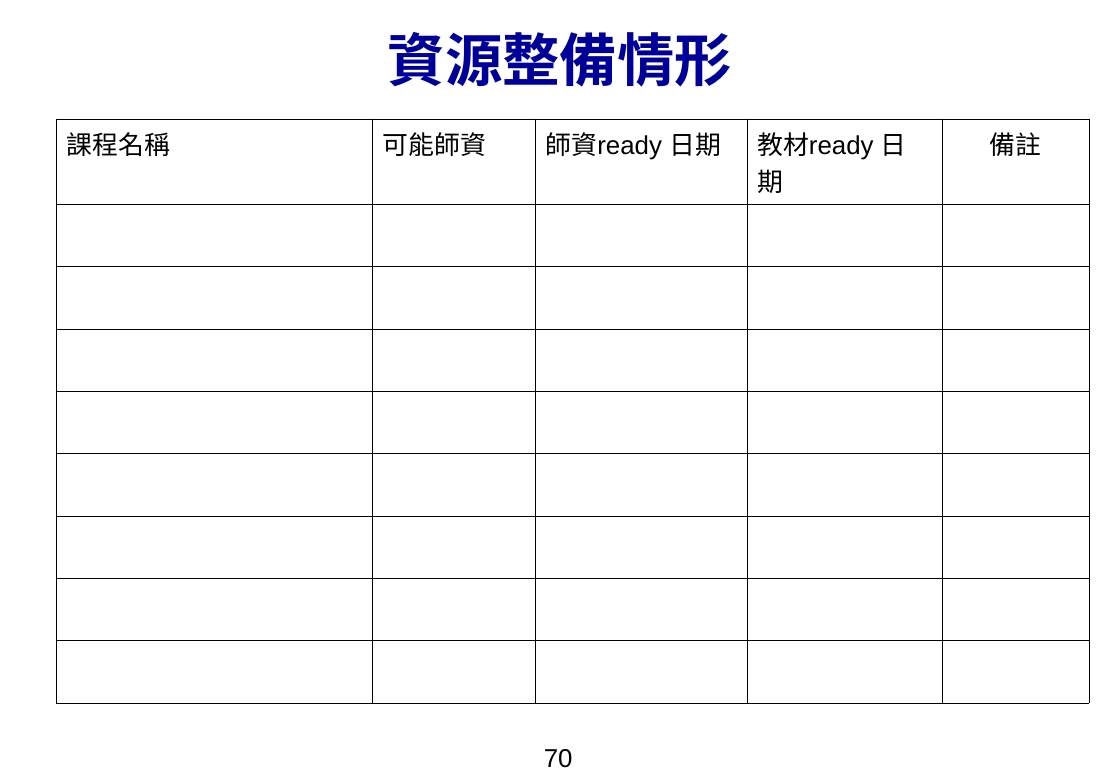
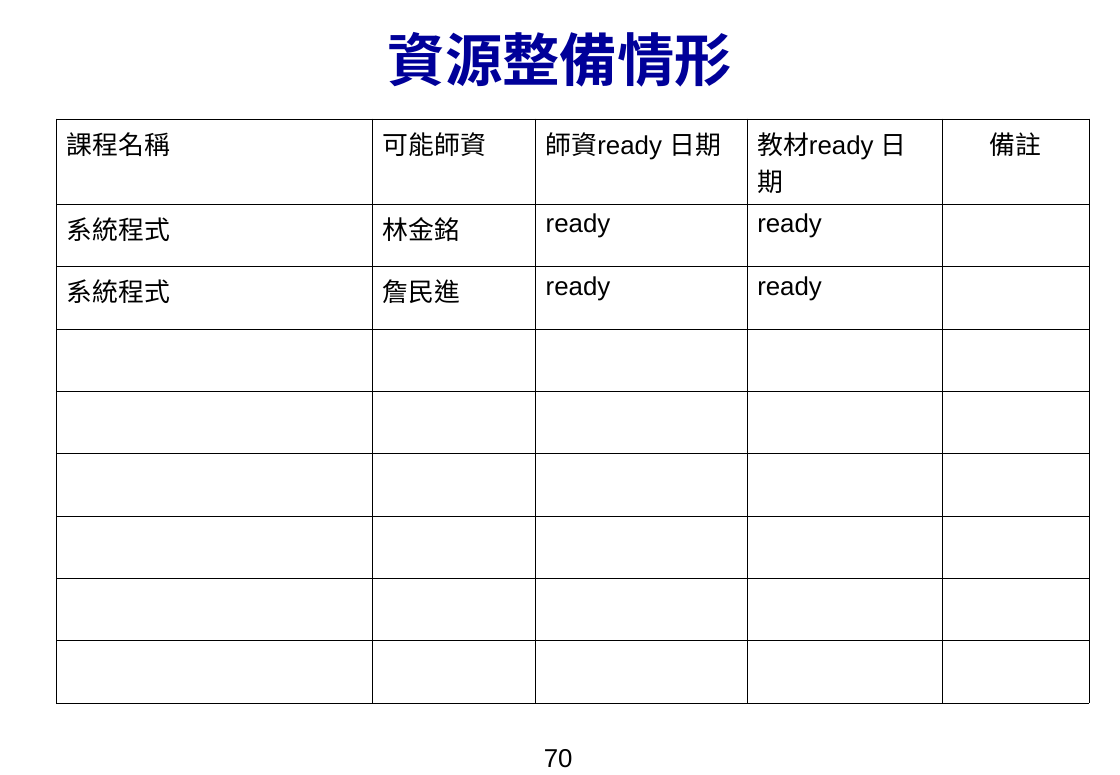
Before and after one commit to enyaynwu/cepd2012, a slide deck: slide 70 of 人才培育計畫書(呈現版)20120918-關聯圖v5.ppt. Drawn at 1120x775 pixels with LibreOffice and Linux fonts; fonts in the diff are those of the drawing; background and template pictures are left out. Boxes give left, top, right and bottom in pixels: in the first picture for what was removed or moved away, otherwise in the second. Text is boxed around its words. In the diff, an @@ line names an element or a change of style, - is before the commit and + after.

```diff
--- a/人才培育計畫書(呈現版)20120918-關聯圖v5.ppt
+++ b/人才培育計畫書(呈現版)20120918-關聯圖v5.ppt
@@ table at <box>57,119,1089,690</box> @@
+row 2: 系統程式 | 林金銘 | ready | ready | 
+row 3: 系統程式 | 詹民進 | ready | ready | 
-row 8:  |  |  |  | 
-row 9:  |  |  |  | 
```
